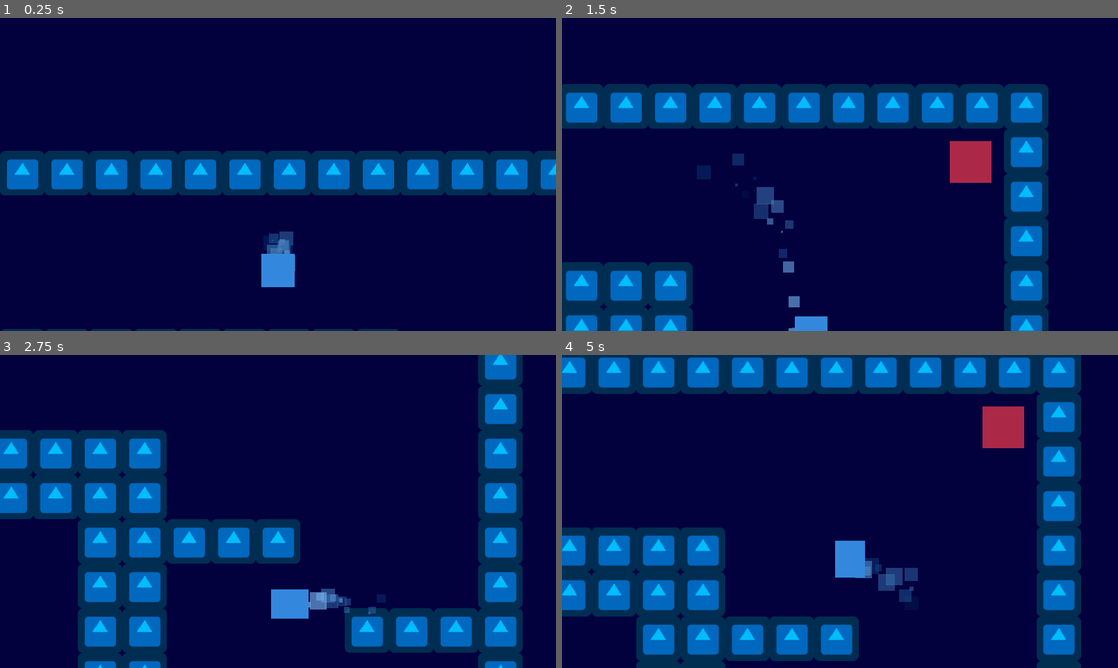
Above: before the commit, frames 1-4 (two rows, left to right).
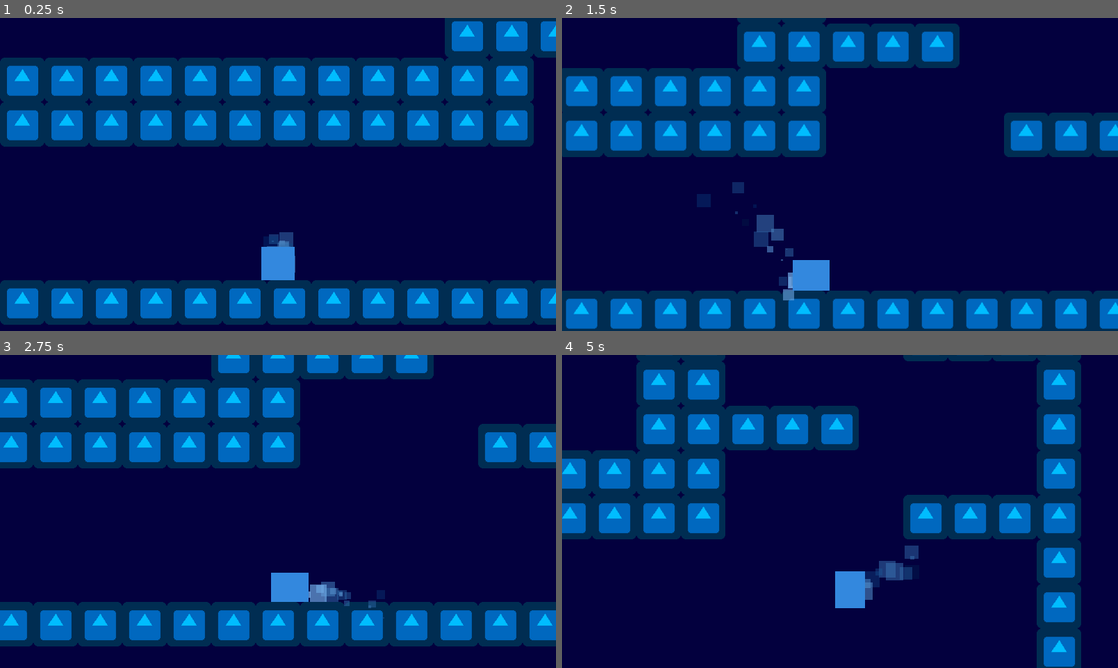
Above: after the commit, the same moments.

Repository: Iaaz-45/AA
Game: Godot game, scene res://scenes/world.tscn
The game is run twice, just before and just after one commit, with the same random seed, the same clock (stepped at 60 frames per second) and the same inputs. The engine's default icon, where the game draws it, is replaced by a stand-in: a white triangle on a blue panel in a dark square.
Inputs:
- Up to frame 1 (0.25 s): no input
- Up to frame 2 (1.5 s): tap Enter (ui_accept) at 0.5 s; hold D (move_right) from 0.53 s (still down); tap S (fast_fall) at 0.6, 1.35 s; tap Space (jump) at 0.77 s
- Up to frame 3 (2.75 s): tap Space (jump) at 1.52 s; release D (move_right) at 2.03 s; hold A (move_left) from 2.03 s (still down); tap S (fast_fall) at 2.1 s
- Up to frame 4 (5 s): release A (move_left) at 2.78 s; hold D (move_right) 2.78-4.28 s; tap S (fast_fall) at 2.85, 3.6, 4.35 s; tap Space (jump) at 3.02, 3.77, 4.52 s; hold A (move_left) from 4.28 s (still down)

The runs differ from the first frame. In frame 1, 58% of the frame differs, in the area x 0-100%, y 0-100%; in frame 2, 43%; in frame 3, 47%; in frame 4, 47%.

Commit message:
Update world.tscn

Diff:
--- a/Aerial Ascent/scenes/world.tscn
+++ b/Aerial Ascent/scenes/world.tscn
@@ -88,7 +88,7 @@
 layer_0/tile_data = PackedInt32Array(-1441808, 0, 0, -1441807, 0, 0, -1441806, 0, 0, -1441805, 0, 0, -1441804, 0, 0, -1 …(3983 unchanged characters)…
 
 [node name="player" parent="." instance=ExtResource("2_0ps63")]
-position = Vector2(336, -1360)
+position = Vector2(144, -8.00001)
 
 [node name="Wall_enemy2" parent="." instance=ExtResource("3_ikdda")]
 position = Vector2(912, -1360)
